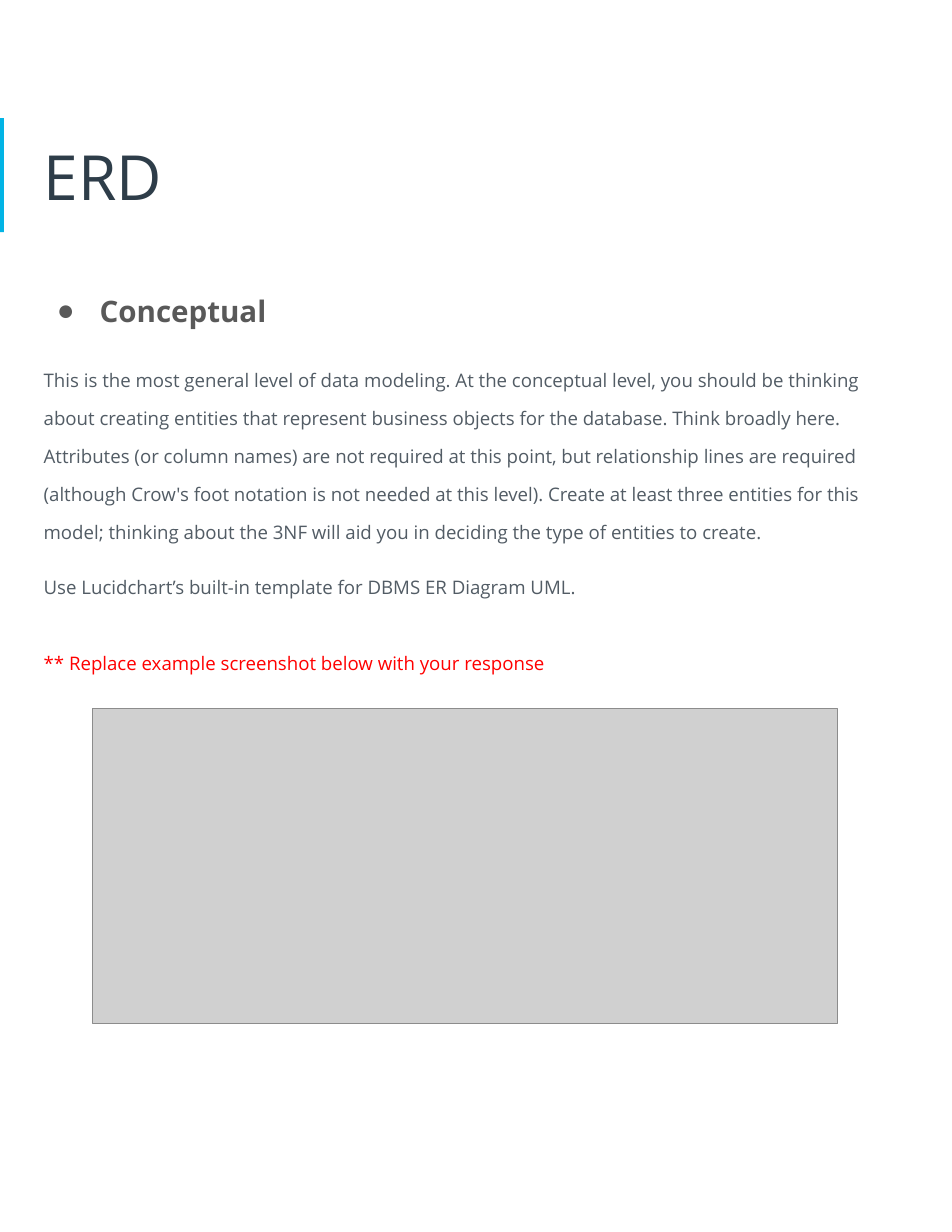
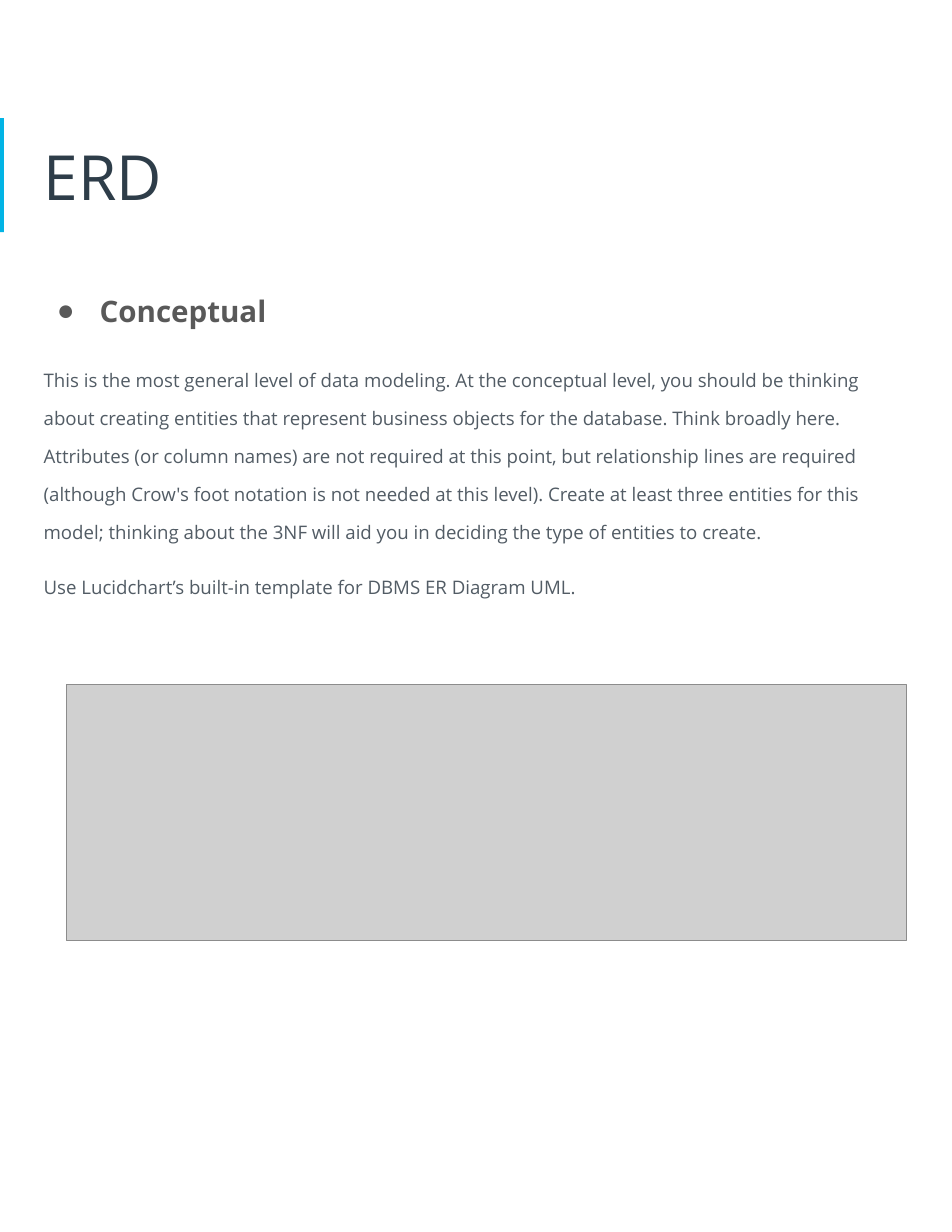
Before and after one commit to elok/Data-Architect-ND-HR-Database, a slide deck: slide 12 of Proposal.pptx. Drawn at 952x1232 pixels with LibreOffice and Linux fonts; fonts in the diff are those of the drawing; grey boxes stand for pictures. Boxes give left, top, right and bottom in pixels: in the first picture for what was removed or moved away, otherwise in the second. Text is boxed around its words. In the diff, an @@ line names an element or a change of style, - is before the commit and + after.

Commit message:
updated proposal with answers, adding screenshots

```diff
--- a/Proposal.pptx
+++ b/Proposal.pptx
@@ text at [69, 655, 544, 675]: paragraph removed @@
-** Replace example screenshot below with your response
@@ picture: place and size @@
-picture at [93, 709, 839, 1024]
+picture at [66, 684, 906, 941]
```
Also in this commit, not shown: 12 other slides changed, 4 other files.
